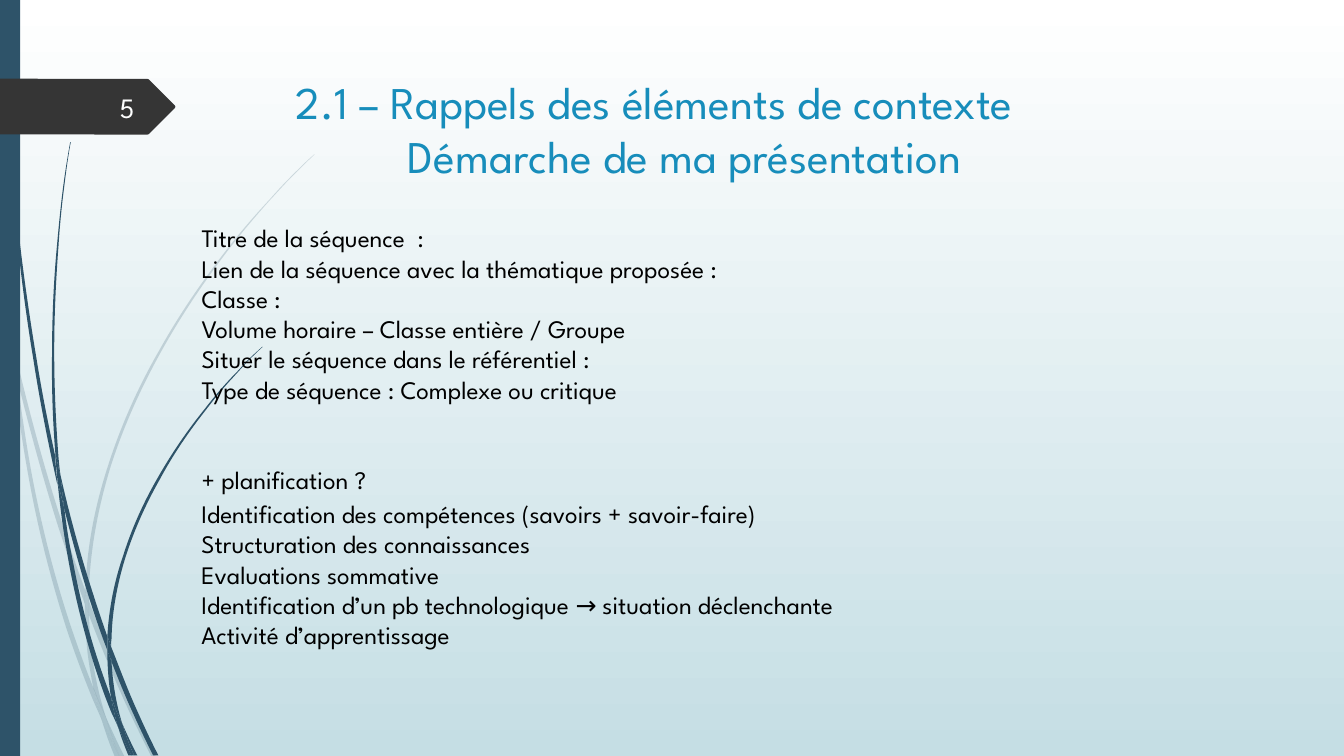
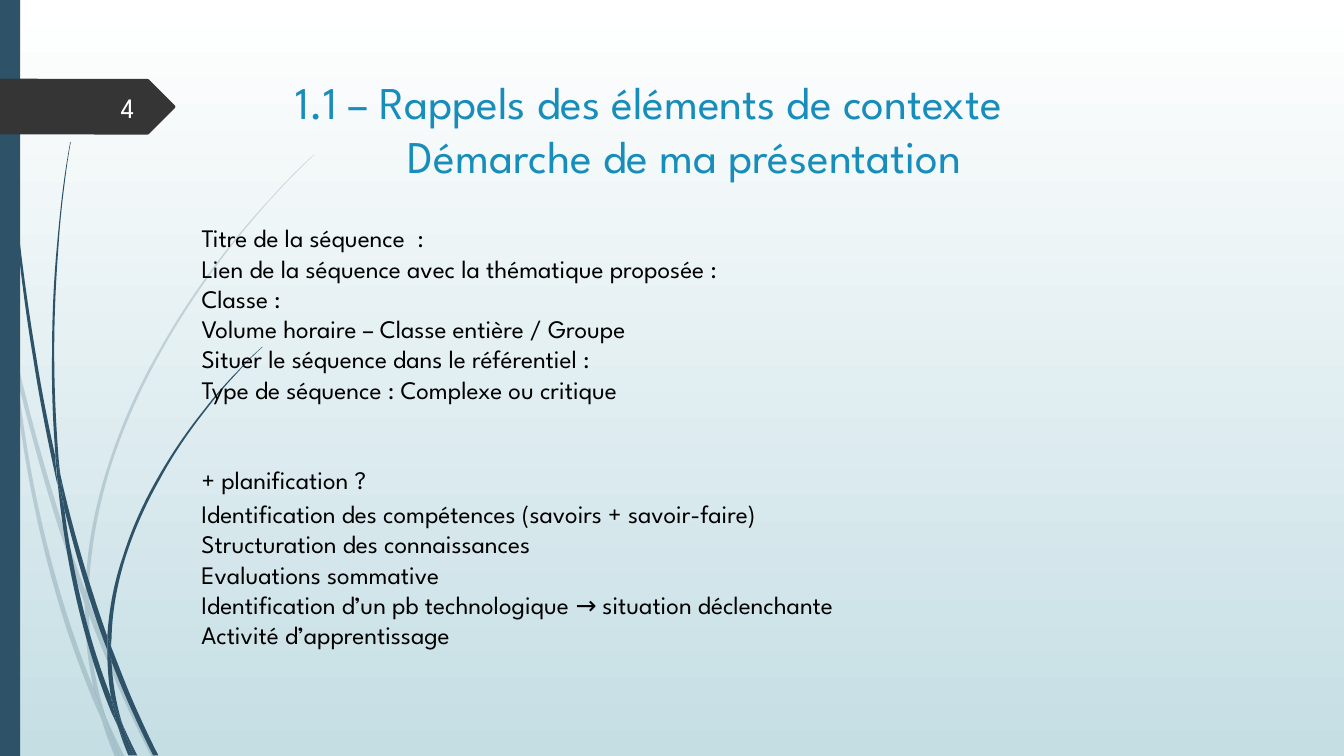
Before and after one commit to SdeuxiModeles/Modeles, a slide deck: slide 4 of NGEN.pptx (slide 5 before the commit). Drawn at 1344x756 pixels with LibreOffice and Linux fonts; fonts in the diff are those of the drawing. Boxes give left, top, right and bottom in pixels: in the first picture for what was removed or moved away, otherwise in the second. Text is boxed around its words. In the diff, an @@ line names an element or a change of style, - is before the commit and + after.

```diff
--- a/NGEN.pptx
+++ b/NGEN.pptx
@@ title at (x1=296, y1=87, x2=1002, y2=183): text changed @@
-2.1 – Rappels des éléments de contexte
-Démarche de ma présentation
+1.1 – Rappels des éléments de contexte
+Démarche de ma présentation
@@ page number at (x1=121, y1=99, x2=135, y2=118): text changed @@
-5
+4
```
Also in this commit, not shown: 15 other slides changed, 1 other file.
